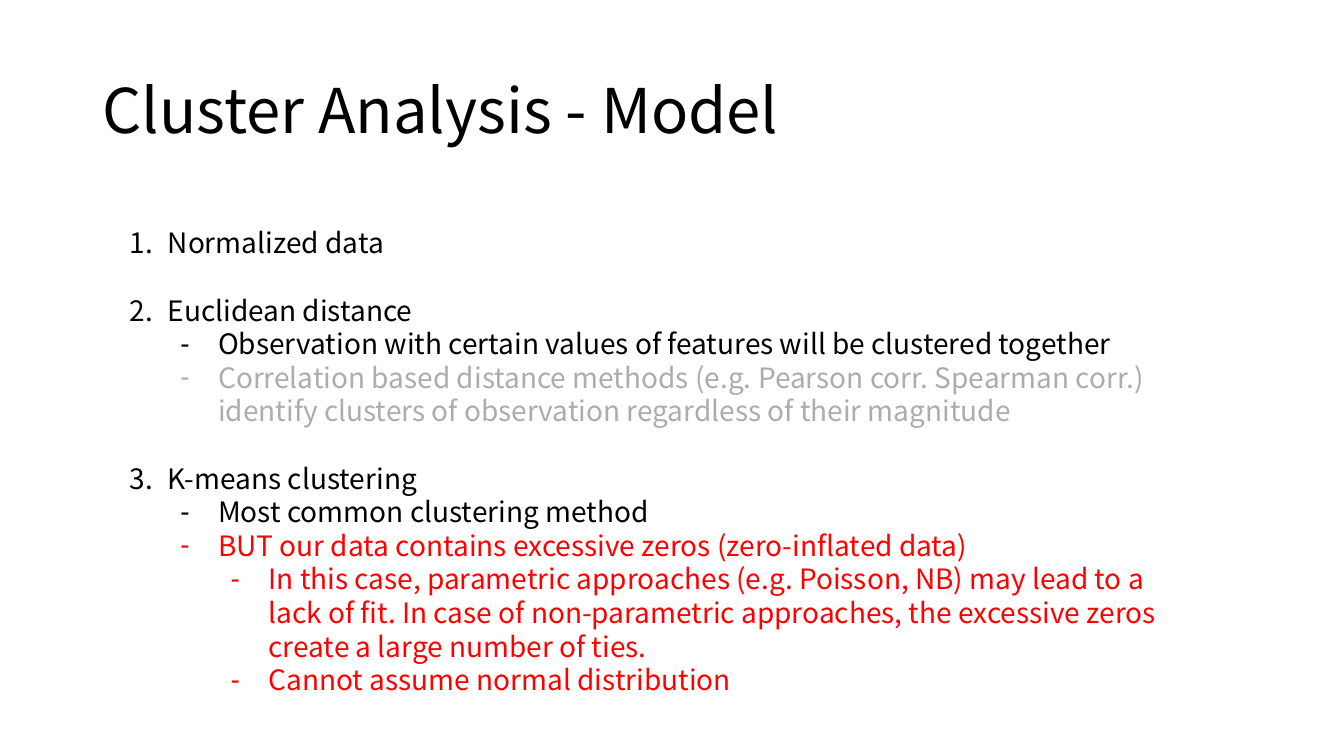
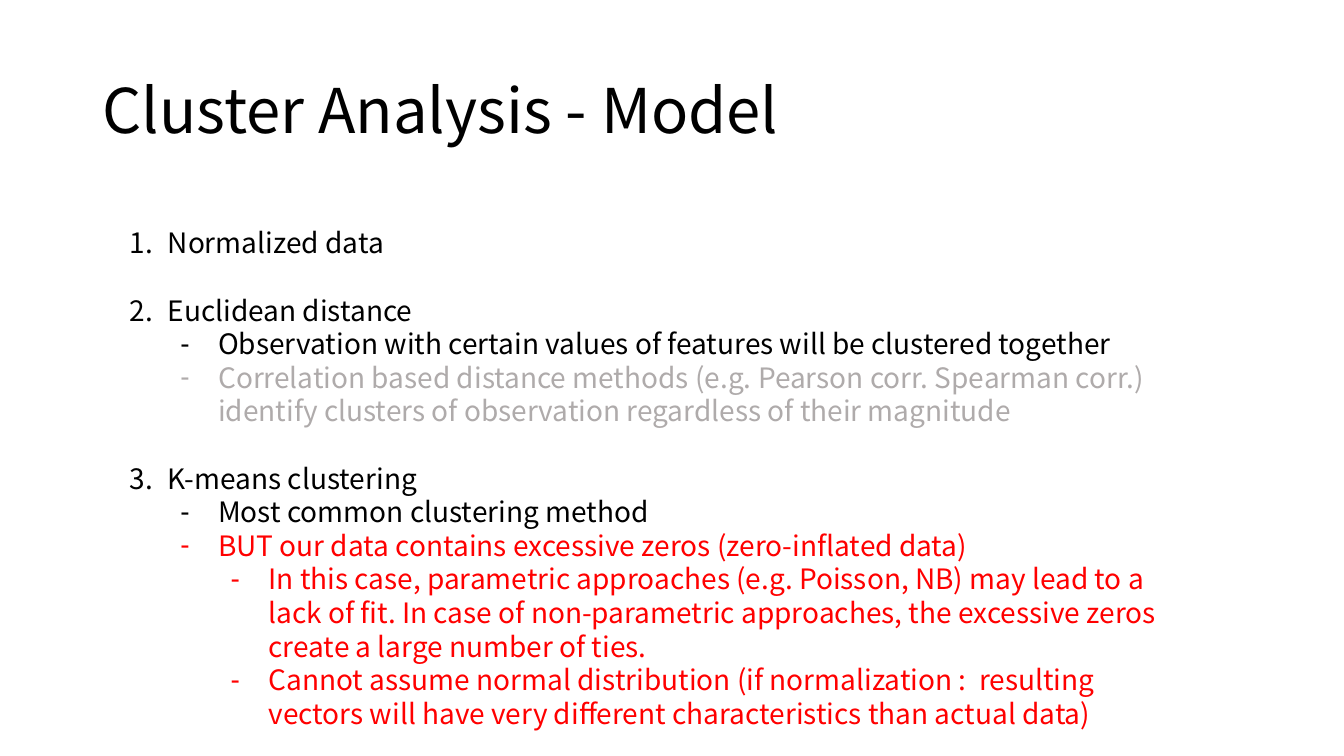
Before and after one commit to HeesooSong/UNIST_internship, a slide deck: slide 16 of Progress Update/20221115_Progress Update.pptx (slide 12 before the commit). Drawn at 1344x756 pixels with LibreOffice and Linux fonts; fonts in the diff are those of the drawing. Boxes give left, top, right and bottom in pixels: in the first picture for what was removed or moved away, otherwise in the second. Text is boxed around its words. In the diff, an @@ line names an element or a change of style, - is before the commit and + after.

```diff
--- a/Progress Update/20221115_Progress Update.pptx
+++ b/Progress Update/20221115_Progress Update.pptx
@@ text at <box>269,662,1094,731</box>: text changed @@
-    – Cannot assume normal distribution
+    – Cannot assume normal distribution (if normalization : resulting vectors will have very different characteristics than actual data)
```
Also in this commit, not shown: 5 other slides changed, 5 slides added, 1 slide removed, 5 other files.
